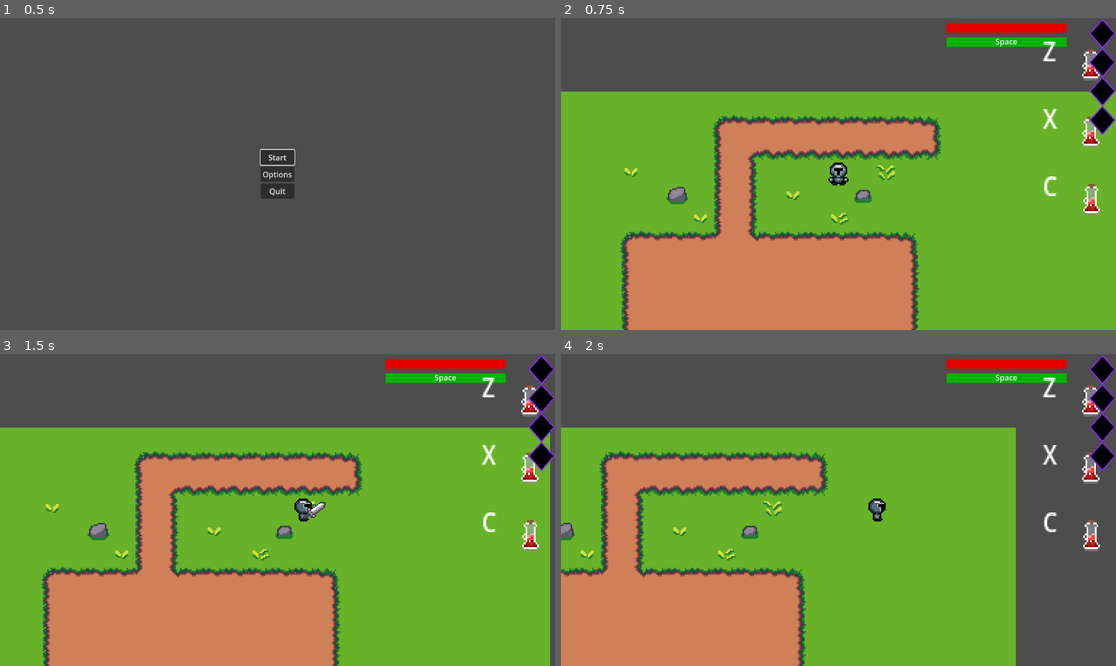
Above: before the commit, frames 1-4 (two rows, left to right).
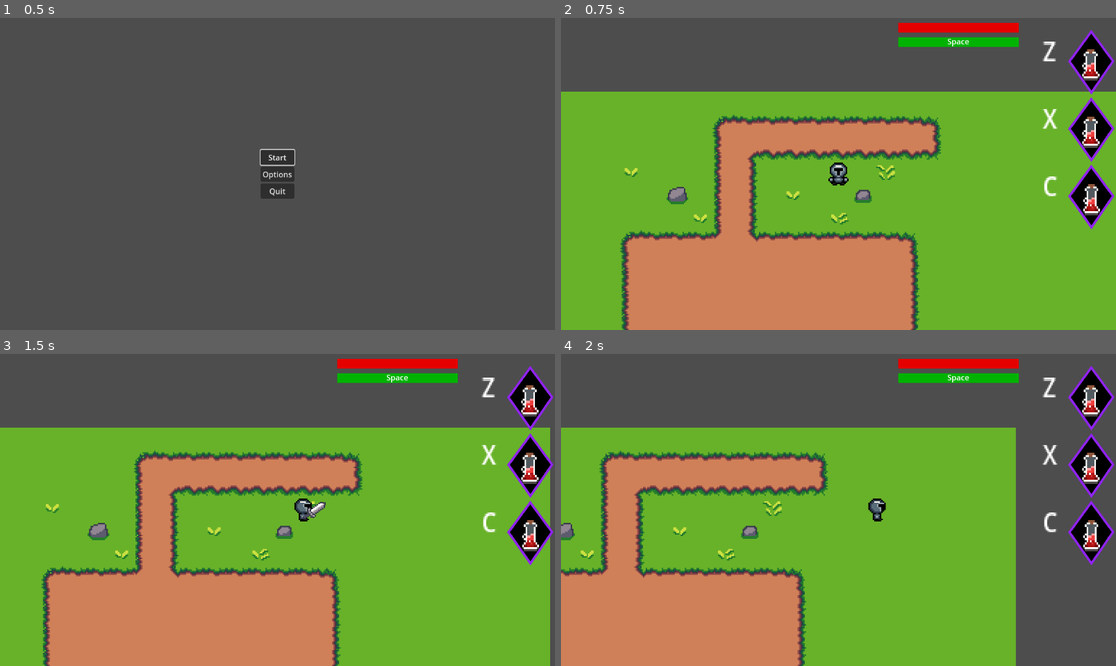
Above: after the commit, the same moments.

Repository: boothe0/CS386GodotProject
Game: Godot game, scene res://scenes/title_screen.tscn
The game is run twice, just before and just after one commit, with the same random seed, the same clock (stepped at 60 frames per second) and the same inputs.
Inputs (mouse positions are in pixels of both pictures, inside the frame that each line leads up to):
- Up to frame 1 (0.5 s): no input
- Up to frame 2 (0.75 s): click "Start" at 0.5 s
- Up to frame 3 (1.5 s): move the mouse to (399, 494) at 1.27 s; hold D (move_right) from 1.28 s (still down); click (399, 494) at 1.35 s
- Up to frame 4 (2 s): keep holding D (move_right)

Frame 1 is identical in both runs. In frame 2, 3.7% of the frame differs, in the area x 60-100%, y 0-68%; in frame 3, 3.7%; in frame 4, 3.6%.

Commit message:
shaped consumable/ability boxes to consumable icons

Diff:
--- a/cs386gameproject/scenes/main_scene.tscn
+++ b/cs386gameproject/scenes/main_scene.tscn
@@ -90,9 +90,9 @@
 anchors_preset = 1
 anchor_left = 1.0
 anchor_right = 1.0
-offset_left = -352.0
+offset_left = -452.0
 offset_top = 40.0
-offset_right = -102.0
+offset_right = -202.0
 offset_bottom = 60.0
 grow_horizontal = 0
 theme_override_styles/background = SubResource("StyleBoxFlat_qm72p")
@@ -120,9 +120,9 @@
 anchors_preset = 1
 anchor_left = 1.0
 anchor_right = 1.0
-offset_left = -352.0
+offset_left = -452.0
 offset_top = 10.0
-offset_right = -102.0
+offset_right = -202.0
 offset_bottom = 30.0
 grow_horizontal = 0
 theme_override_styles/background = SubResource("StyleBoxFlat_pomkq")
@@ -194,44 +194,40 @@
 layout_mode = 2
 
 [node name="Ability1" type="TextureRect" parent="PlayerUI"]
-anchors_preset = 1
-anchor_left = 1.0
-anchor_right = 1.0
-offset_left = -57.0
-offset_bottom = 64.0
+z_index = -1
+anchors_preset = 1
+anchor_left = 1.0
+anchor_right = 1.0
+offset_left = -102.0
+offset_top = 20.0
+offset_right = -2.0
+offset_bottom = 160.0
 grow_horizontal = 0
 texture = ExtResource("6_a6u3b")
 expand_mode = 1
 
 [node name="Ability2" type="TextureRect" parent="PlayerUI"]
-anchors_preset = 1
-anchor_left = 1.0
-anchor_right = 1.0
-offset_left = -57.0
-offset_top = 180.0
-offset_bottom = 244.0
+z_index = -1
+anchors_preset = 1
+anchor_left = 1.0
+anchor_right = 1.0
+offset_left = -102.0
+offset_top = 160.0
+offset_right = -2.0
+offset_bottom = 300.0
 grow_horizontal = 0
 texture = ExtResource("6_a6u3b")
 expand_mode = 1
 
 [node name="Ability3" type="TextureRect" parent="PlayerUI"]
-anchors_preset = 1
-anchor_left = 1.0
-anchor_right = 1.0
-offset_left = -57.0
-offset_top = 120.0
-offset_bottom = 184.0
-grow_horizontal = 0
-texture = ExtResource("6_a6u3b")
-expand_mode = 1
-
-[node name="Ability4" type="TextureRect" parent="PlayerUI"]
-anchors_preset = 1
-anchor_left = 1.0
-anchor_right = 1.0
-offset_left = -57.0
-offset_top = 60.0
-offset_bottom = 124.0
+z_index = -1
+anchors_preset = 1
+anchor_left = 1.0
+anchor_right = 1.0
+offset_left = -102.0
+offset_top = 300.0
+offset_right = -2.0
+offset_bottom = 440.0
 grow_horizontal = 0
 texture = ExtResource("6_a6u3b")
 expand_mode = 1
Not shown: 1 places in cs386gameproject/scenes/main_scene.tscn that only renumber resources
